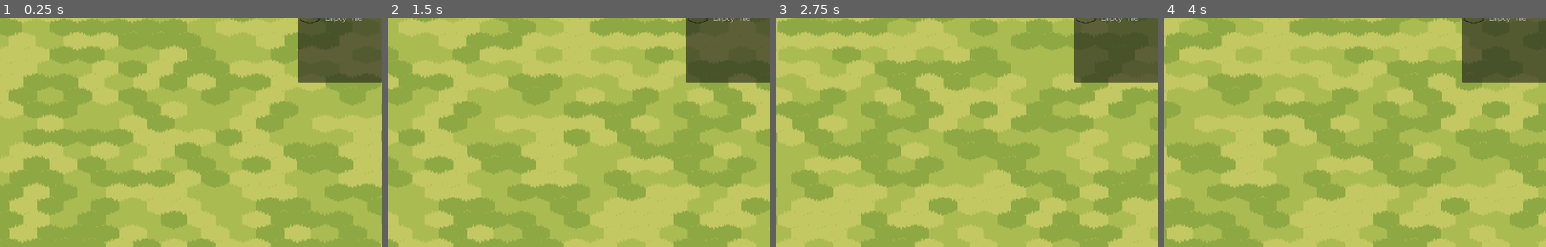
Above: before the commit, frames 1-4 (left to right).
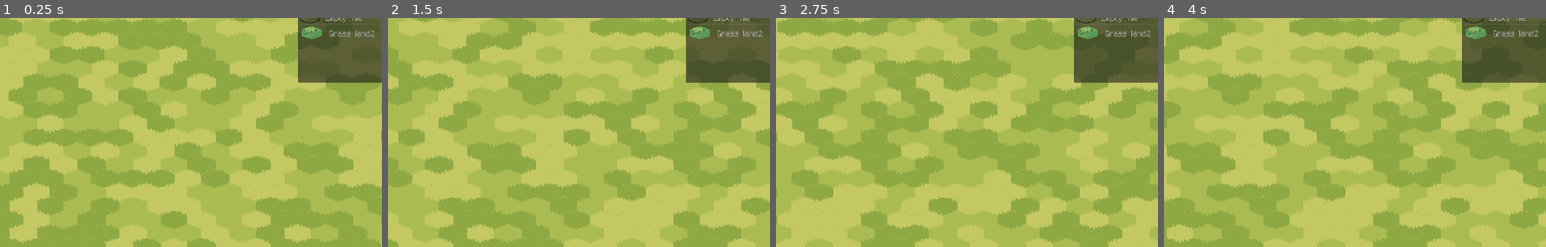
Above: after the commit, the same moments.

Repository: team-fow/riviver
Game: Godot game, scene res://scenes/game/game.tscn
Two runs of this game, one before a commit and one after it. Both use one fixed random seed, a clock stepped at 60 frames per second and the inputs below.
Inputs (mouse positions are % of the whole screen's width and height, from its top left):
- Up to frame 1 (0.25 s): no input
- Up to frame 2 (1.5 s): tap Enter at 0.5 s; move the mouse to (72, 45) at 0.52 s; press the mouse at (72, 45) at 0.53 s; hold D (move_right) 0.53-1.25 s; release the mouse at (72, 45) at 1.25 s; drag from (30, 55) to (45, 70) at 1.27 s
- Up to frame 3 (2.75 s): tap Space at 2 s; move the mouse to (60, 28) at 2.02 s; press the mouse at (60, 28) at 2.03 s; hold D (move_right) from 2.03 s (still down)
- Up to frame 4 (4 s): release D (move_right) at 2.75 s; release the mouse at (60, 28) at 2.75 s; drag from (45, 70) to (20, 35) at 2.77 s; tap Enter at 3.5 s; move the mouse to (80, 65) at 3.52 s; press the mouse at (80, 65) at 3.53 s; hold A (move_left) from 3.53 s (still down)
The pictures show only the part of the screen within x 44-94%, y 32-82%; the shares and areas given below are measured in that part.

The runs differ from the first frame. In frame 1, 0.4% of the frame differs, in the area x 79-98%, y 3-10%; in frame 2, 0.4%; in frame 3, 0.4%; in frame 4, 0.4%.

Commit message:
upload a grass land tile 2

Diff:
--- a/resources/tile_info/grass_land2.tres
+++ b/resources/tile_info/grass_land2.tres
@@ -1,7 +1,17 @@
-[gd_resource type="Resource" script_class="TileInfo" load_steps=2 format=3 uid="uid://cmb1kb8k2ciph"]
+[gd_resource type="Resource" script_class="TileInfo" load_steps=5 format=3 uid="uid://cmb1kb8k2ciph"]
 
 [ext_resource type="Script" path="res://resources/tile_info/tile_info.gd" id="1_ssiwu"]
+[ext_resource type="Script" path="res://resources/sprite_sheet/sprite_sheet.gd" id="2_iti1b"]
+[ext_resource type="Texture2D" uid="uid://rdyid37ekxq5" path="res://assets/tiles/grass_land 2.png" id="3_honvh"]
+
+[sub_resource type="Resource" id="Resource_bp557"]
+script = ExtResource("2_iti1b")
+texture = ExtResource("3_honvh")
+sheet_size = Vector2i(1, 1)
+sheet_picking = 0
+sprite_offset = Vector2(0, 0)
 
 [resource]
 script = ExtResource("1_ssiwu")
-name = ""
+name = "Grass land2"
+sprite_sheet = SubResource("Resource_bp557")
--- a/scenes/grid/tile.gd
+++ b/scenes/grid/tile.gd
@@ -8,6 +8,7 @@
 	FIRE,
 	RIVER,
 	NONE,
+	GRASS_LAND2,
 }
 
 const SIZE := Vector2(24, 16) ## Size, in pixels.
